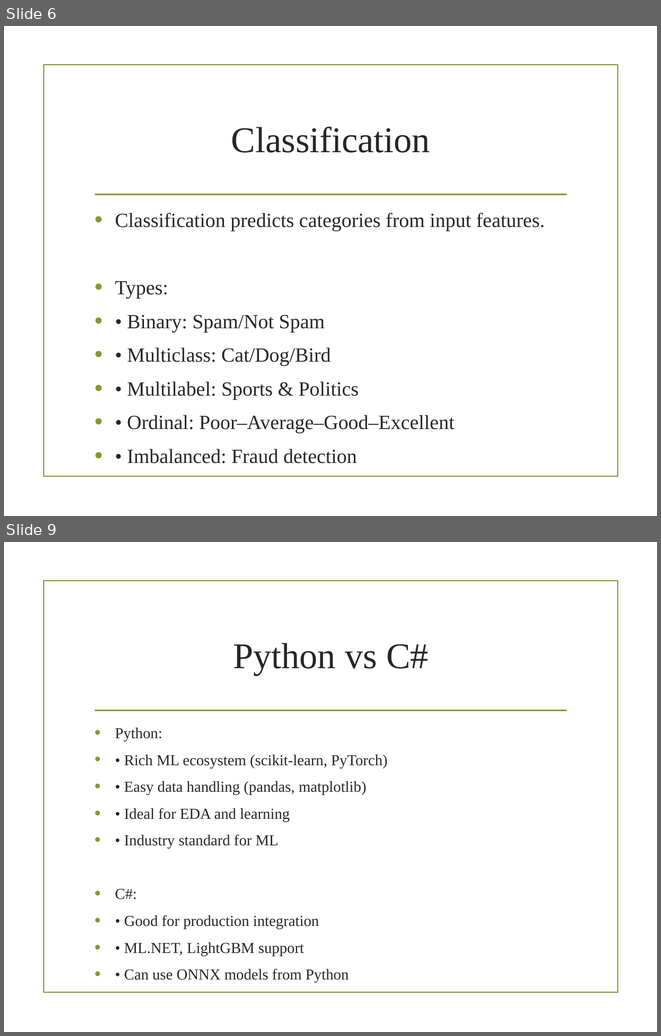
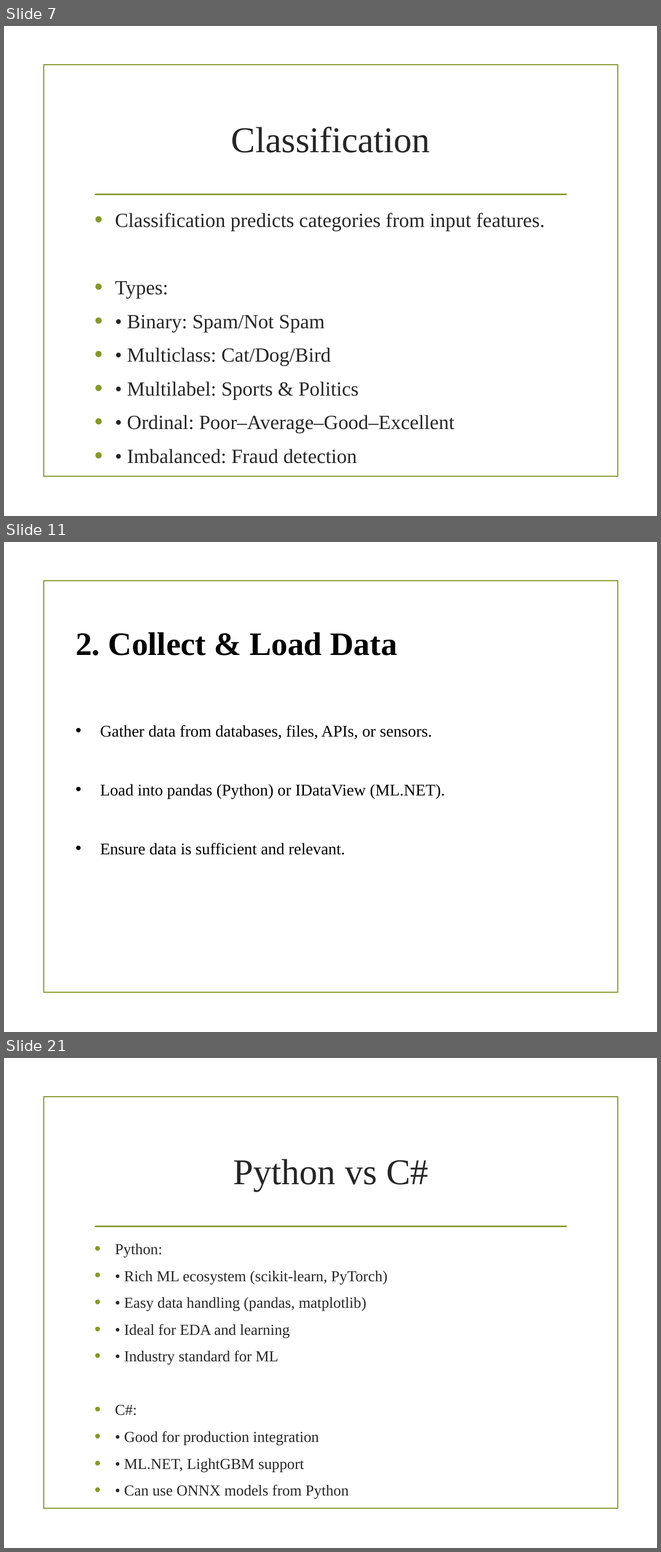
Before and after one commit to gecezeeshan/QuickRef, a slide deck: DataScience/Machine_Learning_Overview.pptx. Shown one above the other, each under a label of ours: slides 6 and 9 before the commit, slides 7, 11 and 21 after it; the slides between them are not shown. The pictures are 661x1036 and 661x1552 pixels, drawn with LibreOffice and Linux fonts; fonts in the diff are those of the drawing; background and template pictures are left out. Boxes give left, top, right and bottom in pixels: in the first picture for what was removed or moved away, otherwise in the second. Text is boxed around its words. In the diff, an @@ line names an element or a change of style, - is before the commit and + after.

```diff
--- a/DataScience/Machine_Learning_Overview.pptx
+++ b/DataScience/Machine_Learning_Overview.pptx
@@ slide 11 added at [4, 542, 657, 1032], background picture (left out); not listed: 1 template element that a slide beside it also shows @@
@@ text added at [76, 632, 445, 855], 18 pt, text #000000 @@
+2. Collect & Load Data
+• Gather data from databases, files, APIs, or sensors.
+• Load into pandas (Python) or IDataView (ML.NET).
+• Ensure data is sufficient and relevant.
@@ what was slide 6 is now slide 7 @@
@@ what was slide 9 is now slide 21 @@
```
Also in this commit, not shown: 5 slides changed, 12 other slides added, 1 slide removed, 4 other files.
